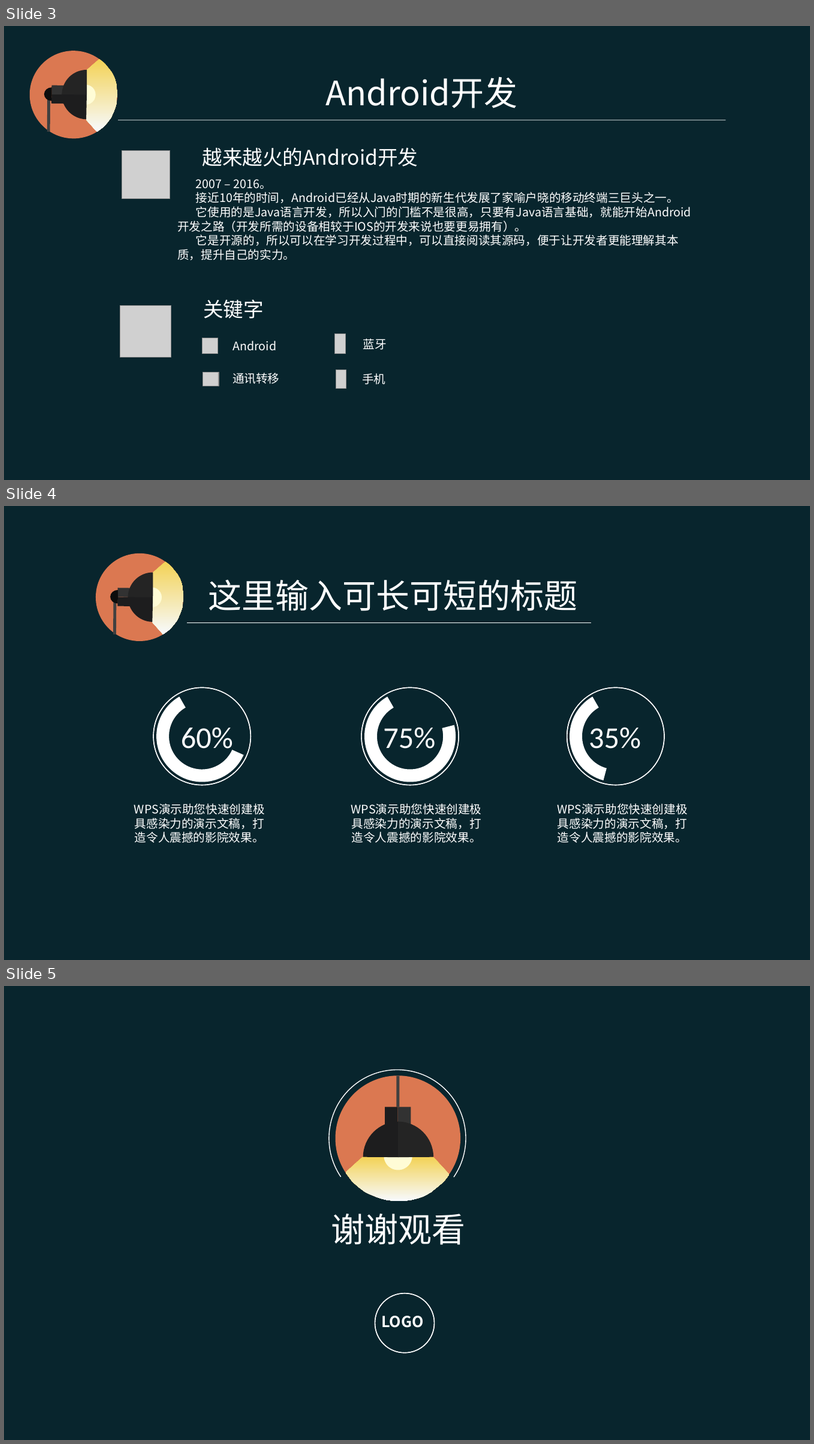
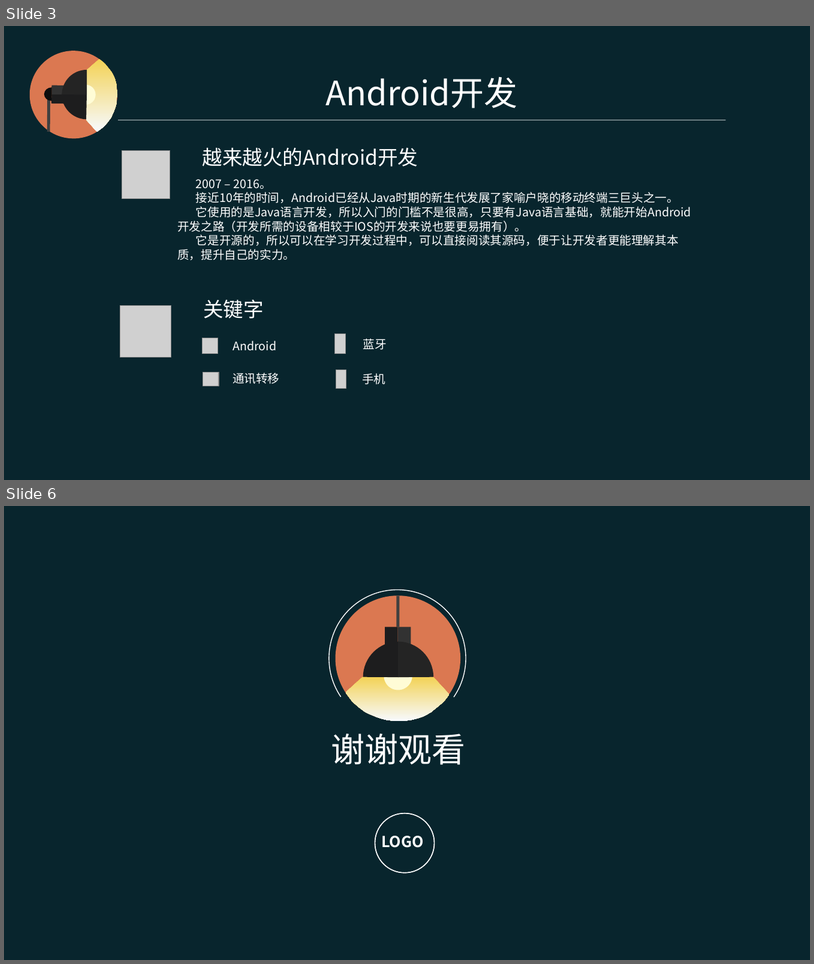
Before and after one commit to YoungDroid/BluetoothTranslation, a slide deck: 1-49.ppt. Shown one above the other, each under a label of ours: slides 3, 4 and 5 before the commit, slides 3 and 6 after it; the slides between them are not shown. The pictures are 814x1444 and 814x964 pixels, drawn with LibreOffice and Linux fonts; fonts in the diff are those of the drawing; grey boxes stand for pictures. Boxes give left, top, right and bottom in pixels: in the first picture for what was removed or moved away, otherwise in the second. Text is boxed around its words. In the diff, an @@ line names an element or a change of style, - is before the commit and + after.

```diff
--- a/1-49.ppt
+++ b/1-49.ppt
@@ slide 4 removed at (4, 506, 810, 960), background #08252D @@
@@ group removed at (95, 553, 184, 642): 5 freeform shapes, 2 rectangles, 1 ellipse, 1 line @@
@@ text removed at (209, 580, 578, 611) @@
-这里输入可长可短的标题
@@ line removed from (187, 622) to (591, 622) @@
@@ freeform shape removed at (141, 676, 262, 796) @@
@@ freeform shape removed at (350, 676, 470, 796) @@
@@ freeform shape removed at (555, 676, 676, 796) @@
@@ freeform shape removed at (153, 687, 251, 784) @@
@@ freeform shape removed at (361, 687, 459, 784) @@
@@ freeform shape removed at (567, 687, 664, 784) @@
@@ text removed at (181, 727, 233, 754) @@
-60%
@@ text removed at (383, 727, 435, 748) @@
-75%
@@ text removed at (589, 727, 641, 748) @@
-35%
@@ text removed at (135, 817, 264, 843) @@
-WPS演示助您快速创建极具感染力的演示文稿，打造令人震撼的影院效果。
@@ text removed at (352, 817, 482, 843) @@
-WPS演示助您快速创建极具感染力的演示文稿，打造令人震撼的影院效果。
@@ text removed at (558, 817, 687, 843) @@
-WPS演示助您快速创建极具感染力的演示文稿，打造令人震撼的影院效果。
@@ what was slide 5 is now slide 6 @@
```
Also in this commit, not shown: 1 slide changed, 2 slides added.
